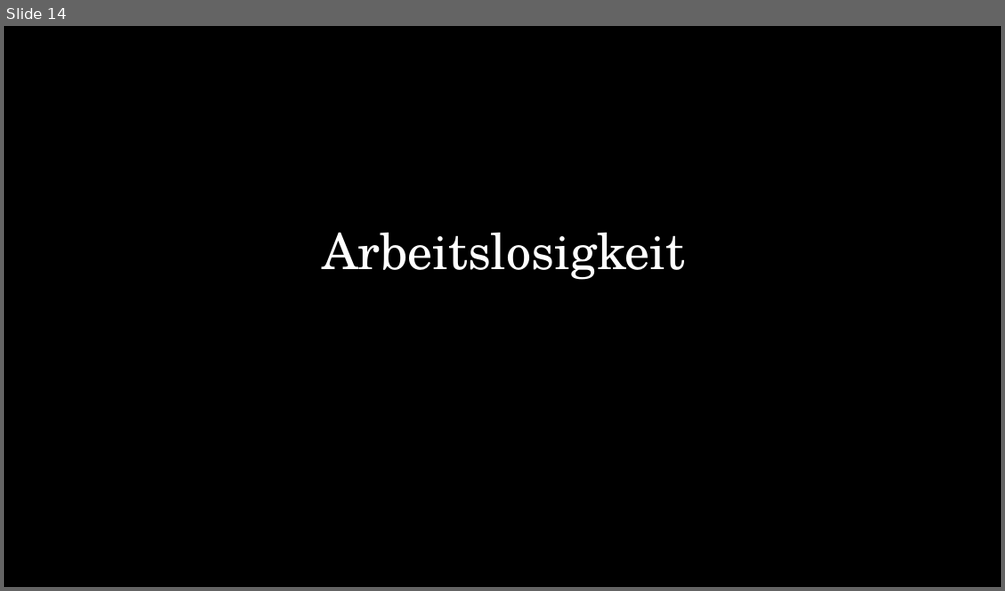
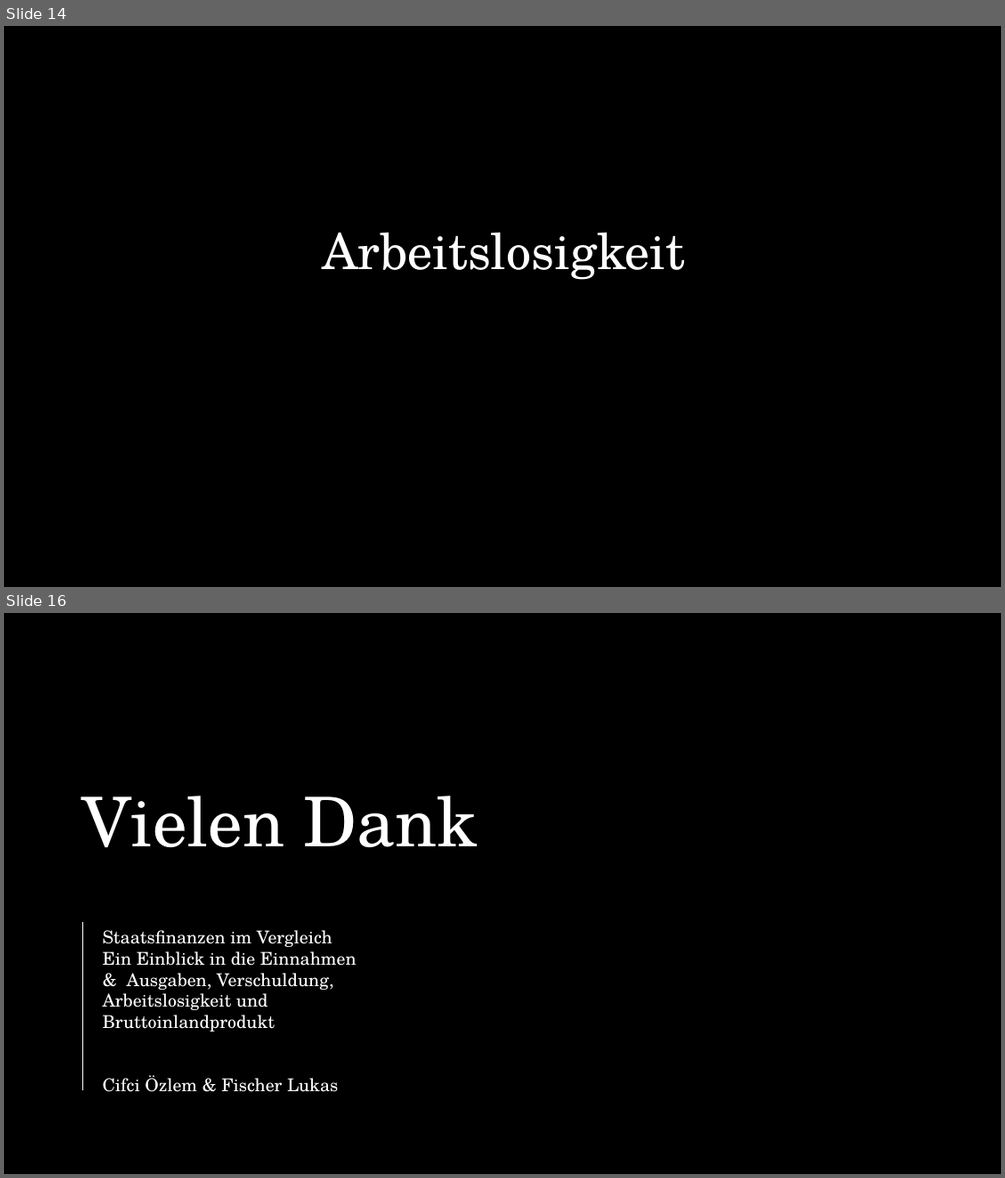
Before and after one commit to fischer-lukas/bina24_cifci_fischer, a slide deck: Staatsfinanzen im Vergleich.pptx. Shown one above the other, each under a label of ours: slide 14 before the commit, slides 14 and 16 after it; the slides between them are not shown. The pictures are 1005x591 and 1005x1178 pixels, drawn with LibreOffice and Linux fonts; fonts in the diff are those of the drawing; background and template pictures are left out; a plain dark background stands for a picture behind light text. Boxes give left, top, right and bottom in pixels: in the first picture for what was removed or moved away, otherwise in the second. Text is boxed around its words. In the diff, an @@ line names an element or a change of style, - is before the commit and + after.

```diff
--- a/Staatsfinanzen im Vergleich.pptx
+++ b/Staatsfinanzen im Vergleich.pptx
@@ slide 16 added at [4,613,1001,1174], background picture (left out) @@
@@ rectangle added at [4,613,1001,1174], fill #000000 @@
@@ rectangle added at [4,613,541,1174], fill gradient #000000 @@
@@ title added at [81,795,477,847], 66 pt, text #FFFFFF @@
+Vielen Dank
@@ line added from (82, 923) to (82, 1090), #FFFFFF 0.85 pt @@
@@ text added at [103,930,356,1092], 17 pt, text #FFFFFF @@
+Staatsfinanzen im Vergleich
+Ein Einblick in die Einnahmen & Ausgaben, Verschuldung, Arbeitslosigkeit und Bruttoinlandprodukt
+Cifci Özlem & Fischer Lukas
```
Also in this commit, not shown: 9 slides changed.
